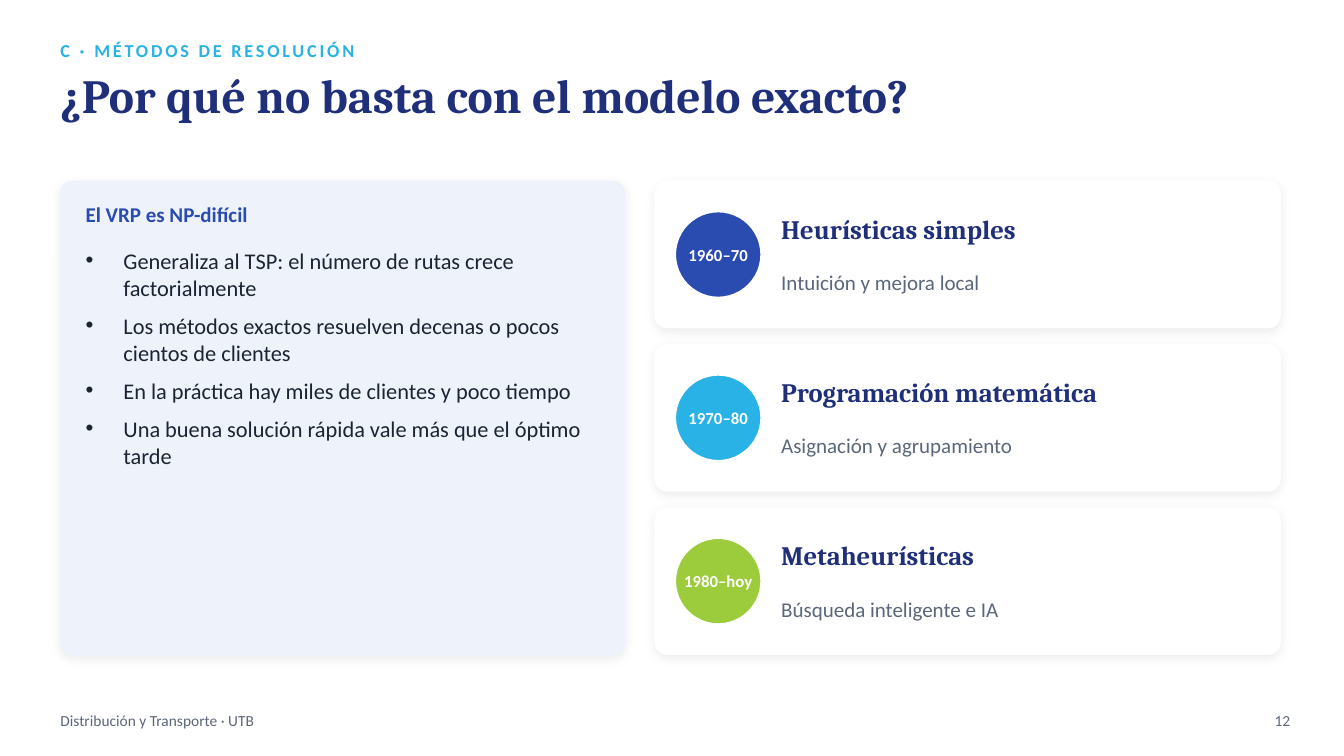
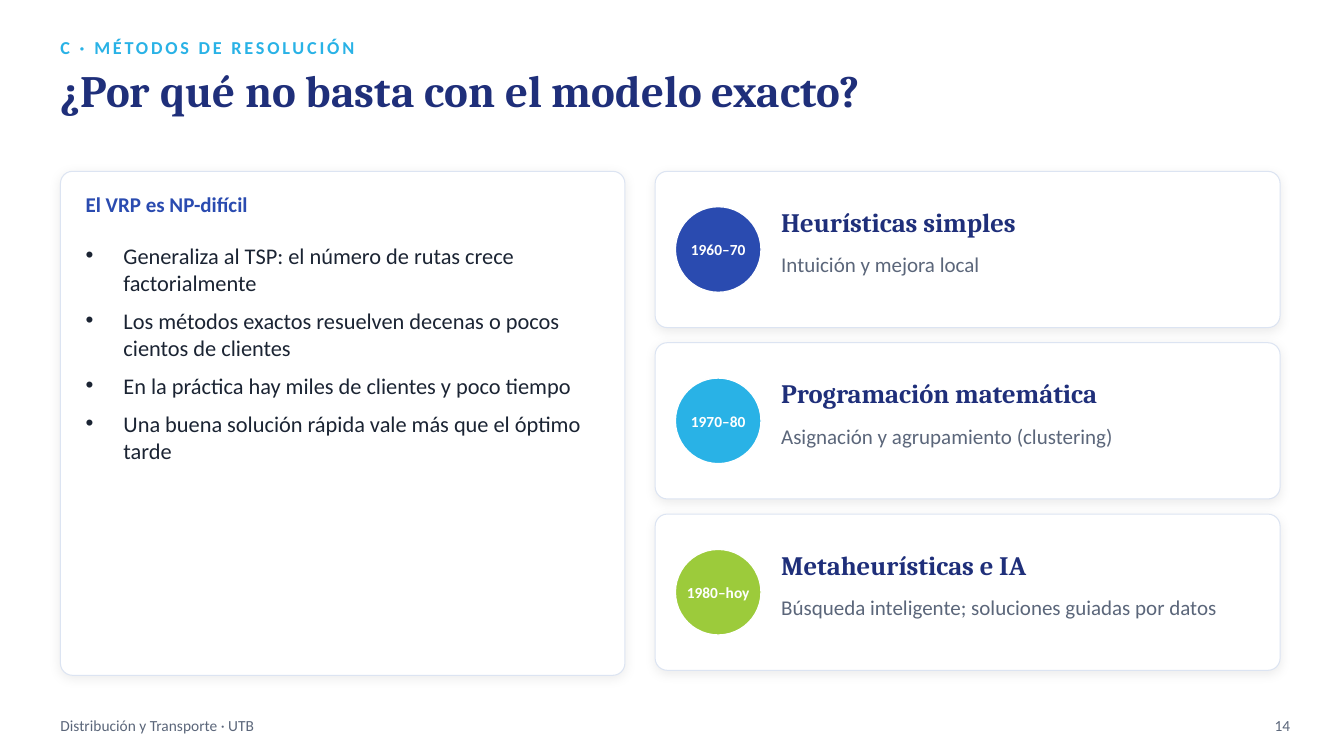
Before and after one commit to sebastianslg/grafosapp, a slide deck: slide 14 of Exposicion_Ruteo_de_Vehiculos.pptx (slide 12 before the commit). Drawn at 1344x756 pixels with LibreOffice and Linux fonts; fonts in the diff are those of the drawing. Boxes give left, top, right and bottom in pixels: in the first picture for what was removed or moved away, otherwise in the second. Text is boxed around its words. In the diff, an @@ line names an element or a change of style, - is before the commit and + after.

```diff
--- a/Exposicion_Ruteo_de_Vehiculos.pptx
+++ b/Exposicion_Ruteo_de_Vehiculos.pptx
@@ text "¿Por qué no basta con ..." at box(60, 75, 860, 117): size 34 to 32 pt @@
@@ rounded rectangle: place and size @@
-rounded rectangle at box(60, 181, 625, 655)
+rounded rectangle at box(60, 171, 625, 676)
@@ rounded rectangle at box(60, 171, 625, 676): fill #EEF3FB to #FFFFFF; outline #EEF3FB 1 pt to #DCE4F2 0.75 pt; proportions changed @@
@@ rounded rectangle: place and size @@
-rounded rectangle at box(655, 181, 1280, 328)
+rounded rectangle at box(655, 171, 1280, 328)
@@ text "El VRP es NP-difícil": place and size @@
-text "El VRP es NP-difícil" at box(86, 207, 247, 222)
+text "El VRP es NP-difícil" at box(86, 197, 247, 212)
@@ ellipse: place and size @@
-ellipse at box(676, 212, 761, 297)
+ellipse at box(676, 207, 761, 292)
@@ text "Heurísticas simples": place and size @@
-text "Heurísticas simples" at box(781, 220, 1015, 245)
+text "Heurísticas simples" at box(781, 213, 1015, 238)
@@ text "Generaliza al TSP: el número ...": place and size @@
-text "Generaliza al TSP: el número ..." at box(123, 253, 580, 464)
+text "Generaliza al TSP: el número ..." at box(123, 248, 580, 459)
@@ rounded rectangle: place and size @@
-rounded rectangle at box(655, 345, 1280, 491)
+rounded rectangle at box(655, 343, 1280, 499)
@@ text at box(781, 429, 1113, 448): text changed @@
-Asignación y agrupamiento
+Asignación y agrupamiento (clustering)
@@ outline #FFFFFF 1 pt to #DCE4F2 0.75 pt; proportions changed in 3 elements at box(655, 343, 1280, 499), box(655, 171, 1280, 328), box(655, 514, 1280, 670) @@
@@ rounded rectangle: place and size @@
-rounded rectangle at box(655, 508, 1280, 654)
+rounded rectangle at box(655, 514, 1280, 670)
@@ size 12 to 11 pt in 3 elements at box(691, 416, 746, 427), box(691, 244, 746, 255), box(687, 587, 750, 601) @@
@@ text "1980–hoy": place and size @@
-text "1980–hoy" at box(684, 575, 752, 590)
+text "1980–hoy" at box(687, 587, 750, 601)
@@ ellipse: place and size @@
-ellipse at box(676, 538, 761, 624)
+ellipse at box(676, 549, 761, 635)
@@ text at box(781, 556, 1026, 576): text changed @@
-Metaheurísticas
+Metaheurísticas e IA
@@ vertical alignment middle to top in 3 elements at box(781, 257, 979, 276), box(781, 429, 1113, 448), box(781, 600, 1216, 619) @@
@@ text at box(781, 600, 1216, 619): text changed @@
-Búsqueda inteligente e IA
+Búsqueda inteligente; soluciones guiadas por datos
@@ text "Distribución y Transporte · UTB": place and size @@
-text "Distribución y Transporte · UTB" at box(60, 715, 254, 729)
+text "Distribución y Transporte · UTB" at box(60, 720, 254, 734)
@@ text removed at box(1275, 716, 1291, 726) @@
-12
@@ text added at box(1275, 721, 1291, 731), 11 pt, text #5B667A @@
+14
```
Also in this commit, not shown: 13 other slides changed, 16 slides added, 6 slides removed.
